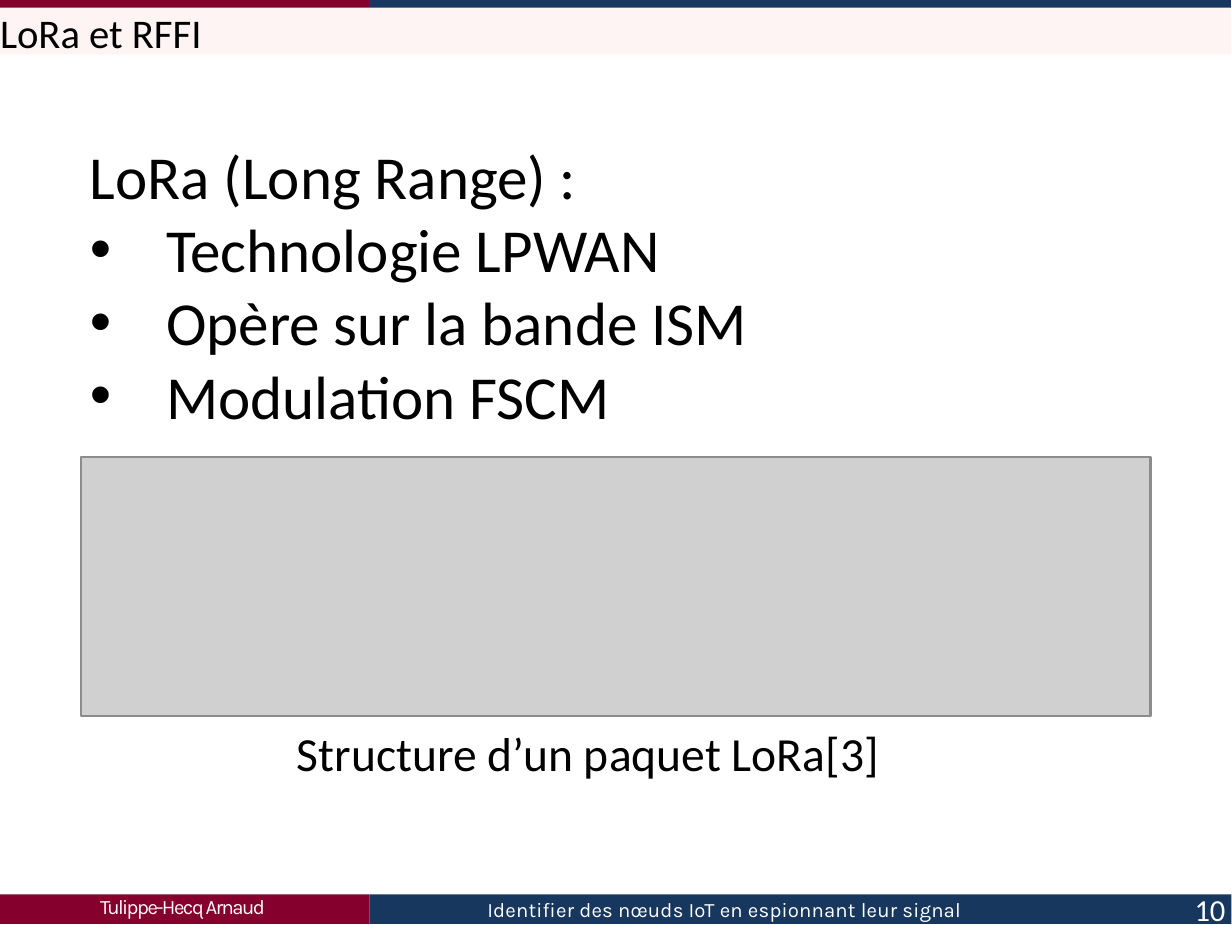
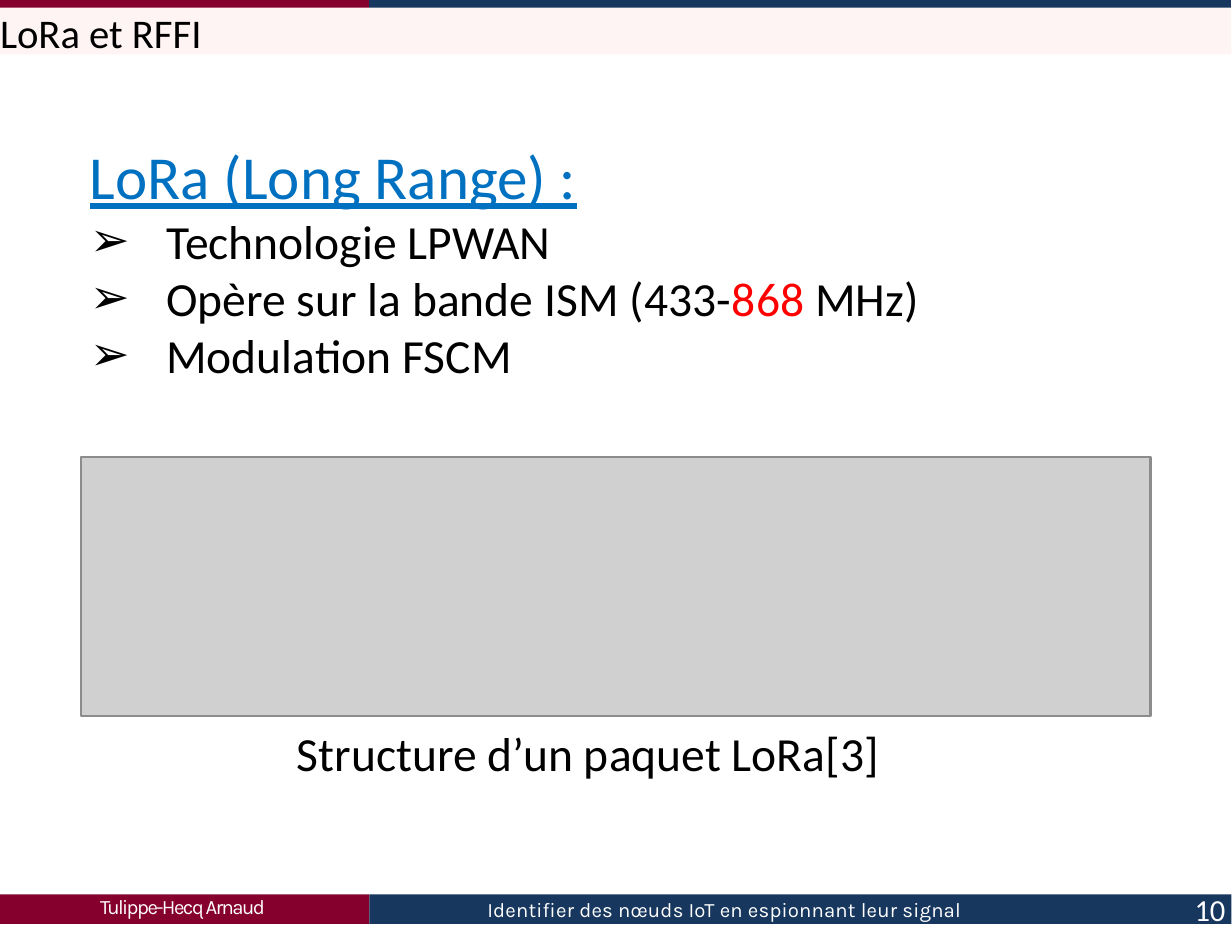
Before and after one commit to Arnaud458/TFE2023, a slide deck: slide 10 of présentation.pptx. Drawn at 1232x925 pixels with LibreOffice and Linux fonts; fonts in the diff are those of the drawing; grey boxes stand for pictures. Boxes give left, top, right and bottom in pixels: in the first picture for what was removed or moved away, otherwise in the second. Text is boxed around its words. In the diff, an @@ line names an element or a change of style, - is before the commit and + after.

```diff
--- a/présentation.pptx
+++ b/présentation.pptx
@@ text at (90,154,551,374): text colour #000000 to #0070C0, underline on in "LoRa (Long Range) :"; size 18 to 14 pt in "Technologie LPWAN", "Modulation FSCM"; bullet • to ➢ @@
@@ text at (166,281,919,324): text changed; size 18 to 14 pt @@
-• Opère sur la bande ISM
+➢ Opère sur la bande ISM (433-868 MHz)
```
Also in this commit, not shown: 11 other slides changed, 2 other files.
